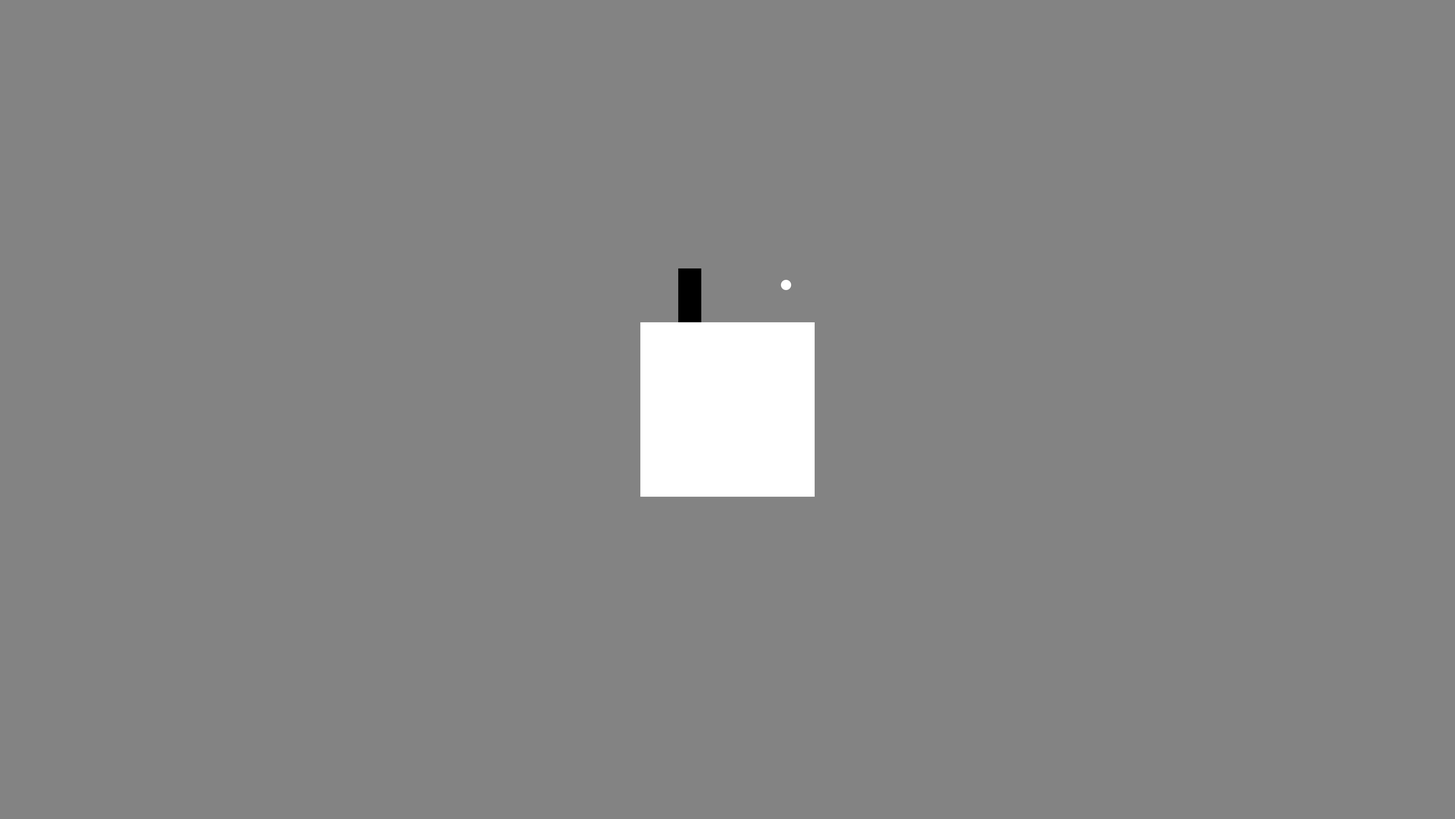
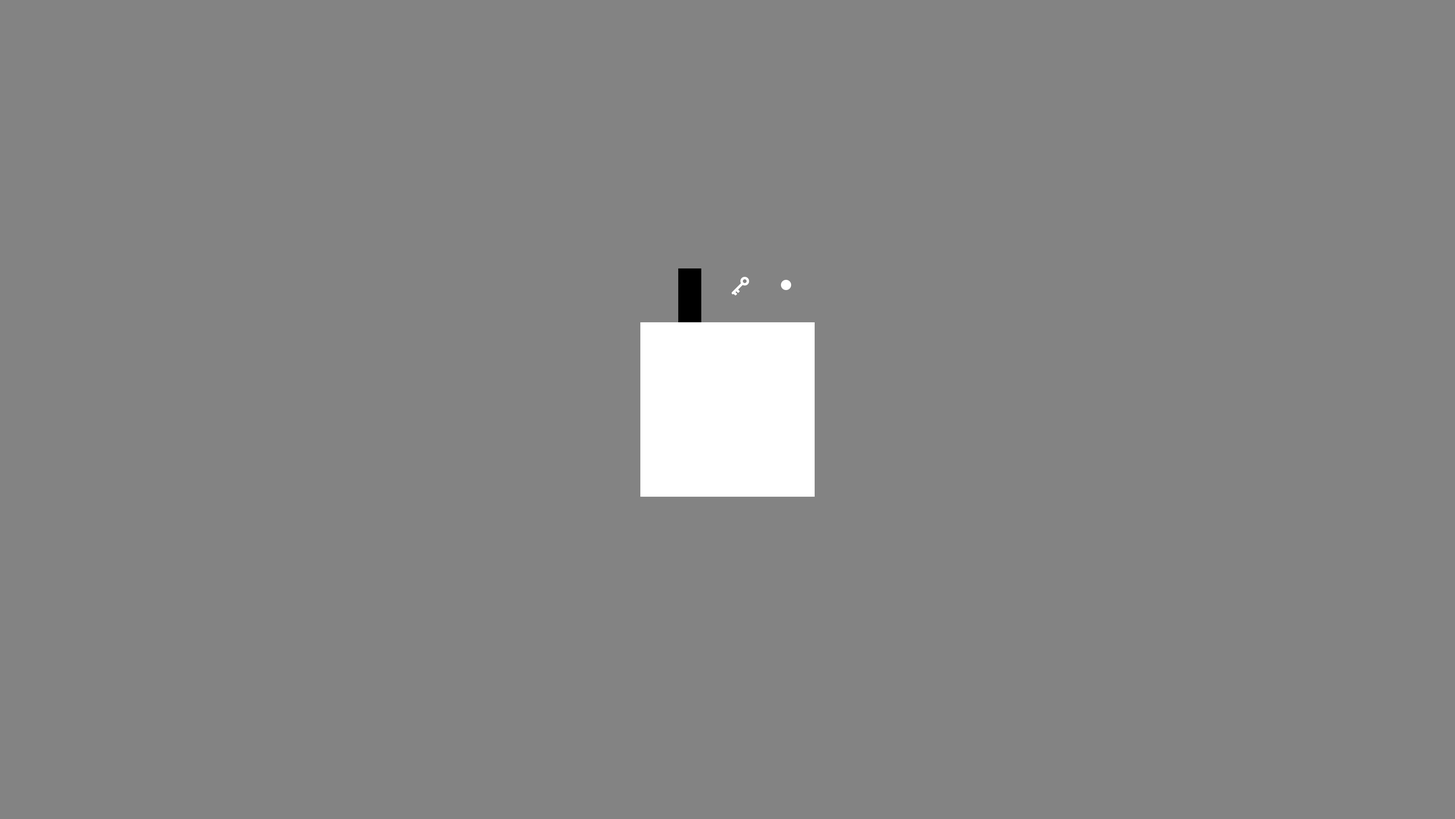
The second 1455×819 image is a revision of the first. Changes to its layers:
added layer "Key" above "Layer 1" over <box>731,276,750,296</box>
